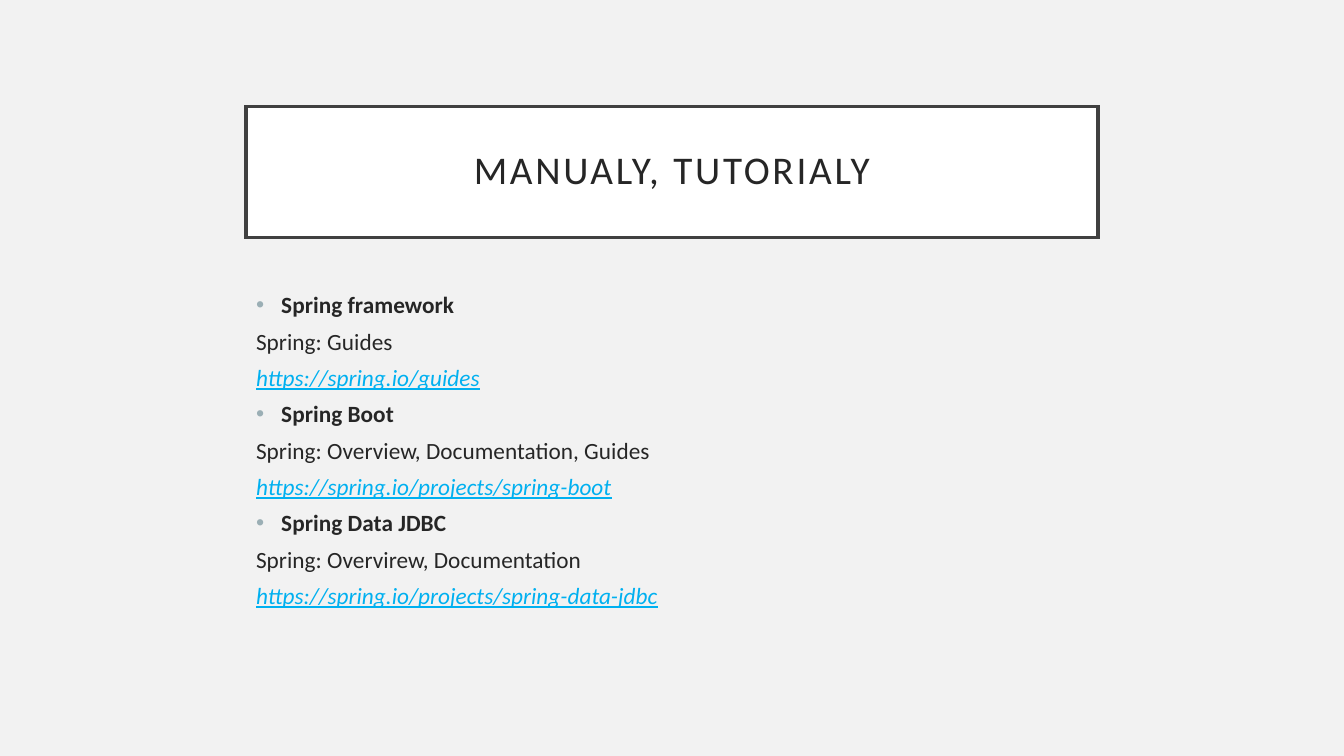
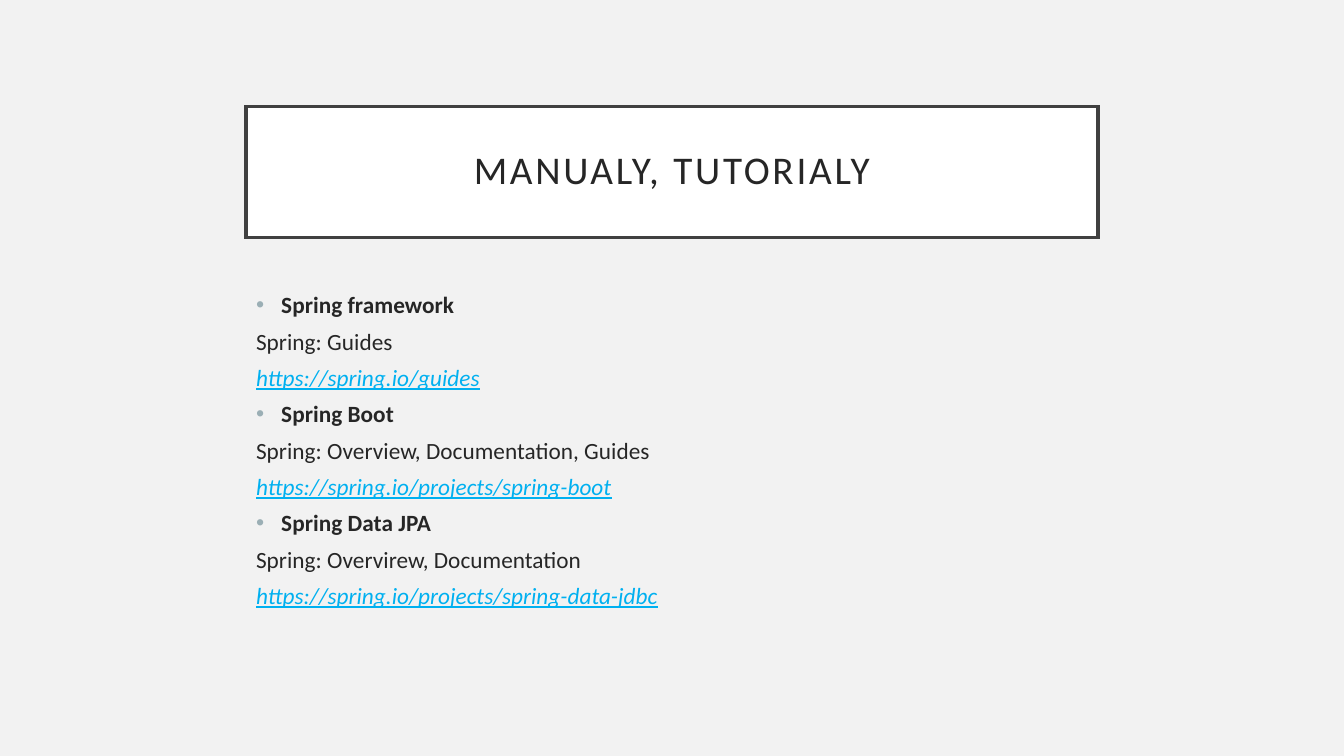
Before and after one commit to toma-s/agile-xp, a slide deck: slide 7 of thesis/Sources.pptx. Drawn at 1344x756 pixels with LibreOffice and Linux fonts; fonts in the diff are those of the drawing. Boxes give left, top, right and bottom in pixels: in the first picture for what was removed or moved away, otherwise in the second. Text is boxed around its words. In the diff, an @@ line names an element or a change of style, - is before the commit and + after.

```diff
--- a/thesis/Sources.pptx
+++ b/thesis/Sources.pptx
@@ text at bbox=[281, 514, 431, 535]: text changed @@
-• Spring Data JDBC
+• Spring Data JPA
```
Also in this commit, not shown: 3 other slides changed, 1 other file.
